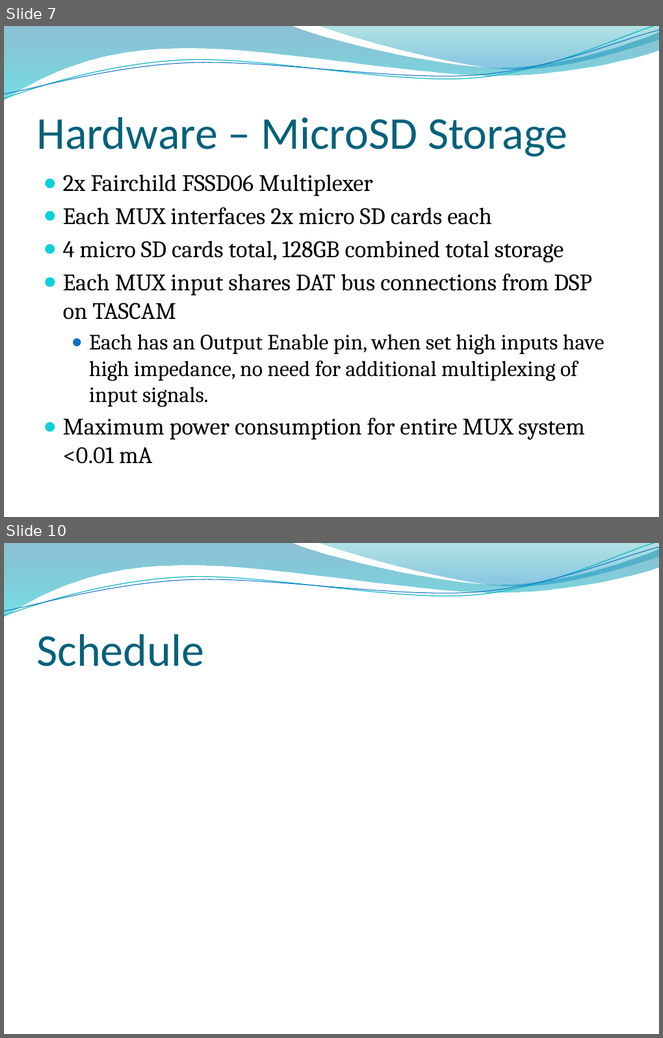
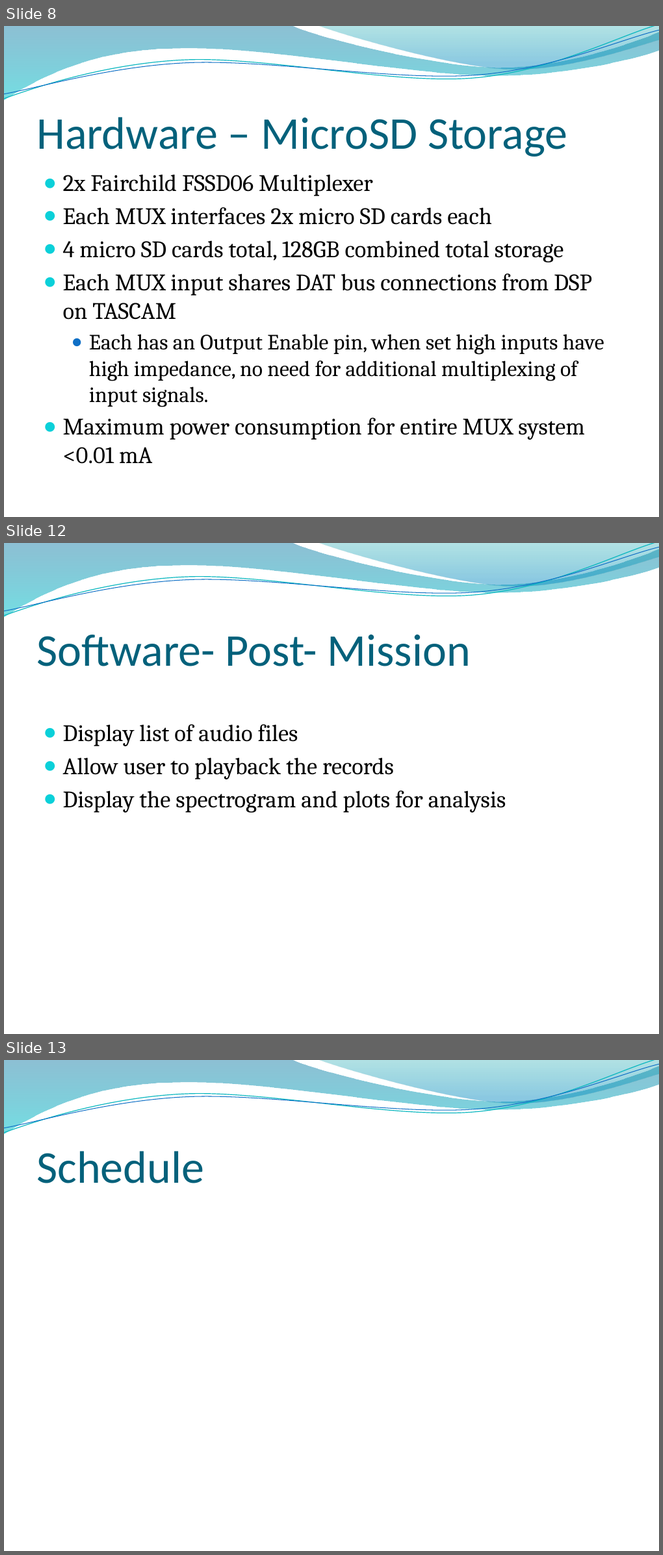
Before and after one commit to chelseathroop/UUVCapstone, a slide deck: CapstoneAssignments/CapstoneProposal.pptx. Shown one above the other, each under a label of ours: slides 7 and 10 before the commit, slides 8, 12 and 13 after it; the slides between them are not shown. The pictures are 663x1038 and 663x1555 pixels, drawn with LibreOffice and Linux fonts; fonts in the diff are those of the drawing; background and template pictures are left out. Boxes give left, top, right and bottom in pixels: in the first picture for what was removed or moved away, otherwise in the second. Text is boxed around its words. In the diff, an @@ line names an element or a change of style, - is before the commit and + after.

```diff
--- a/CapstoneAssignments/CapstoneProposal.pptx
+++ b/CapstoneAssignments/CapstoneProposal.pptx
@@ slide 12 added at bbox=[4, 543, 659, 1034], background picture (left out); not listed: 4 template elements that a slide beside it also shows @@
@@ title added at bbox=[36, 635, 471, 667], 50 pt, text #04617B @@
+Software- Post- Mission
@@ text added at bbox=[63, 724, 506, 813], 26 pt, text #000000 @@
+● Display list of audio files
+● Allow user to playback the records
+● Display the spectrogram and plots for analysis
@@ what was slide 7 is now slide 8 @@
@@ what was slide 10 is now slide 13 @@
```
Also in this commit, not shown: 6 slides changed, 4 other slides added, 2 slides removed, 1 other file.
